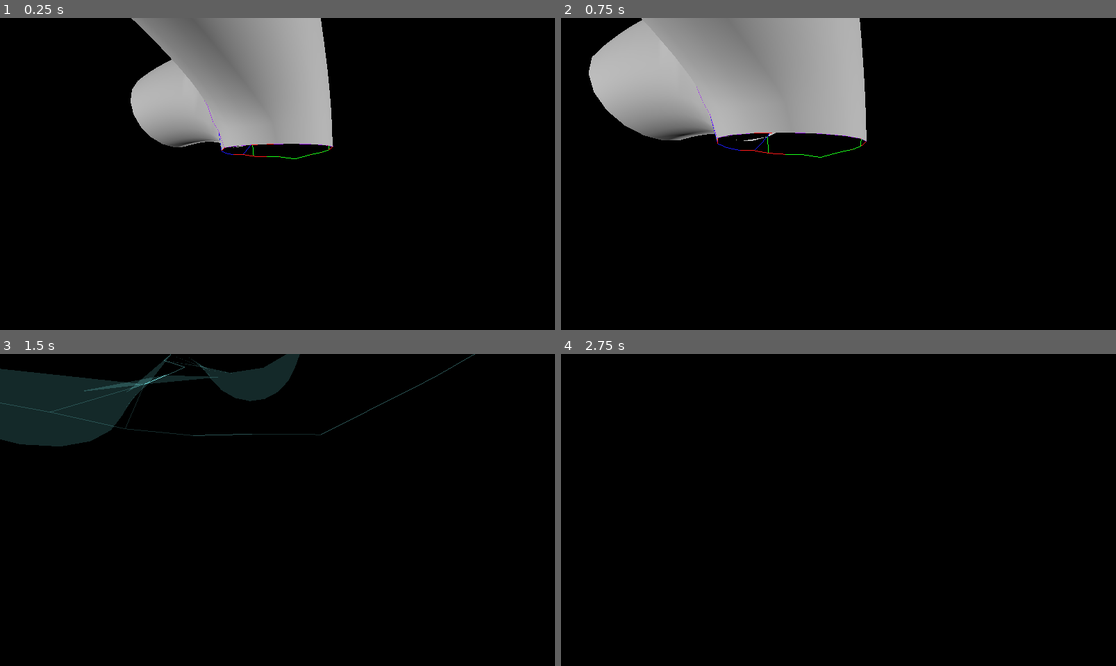
Above: before the commit, frames 1-4 (two rows, left to right).
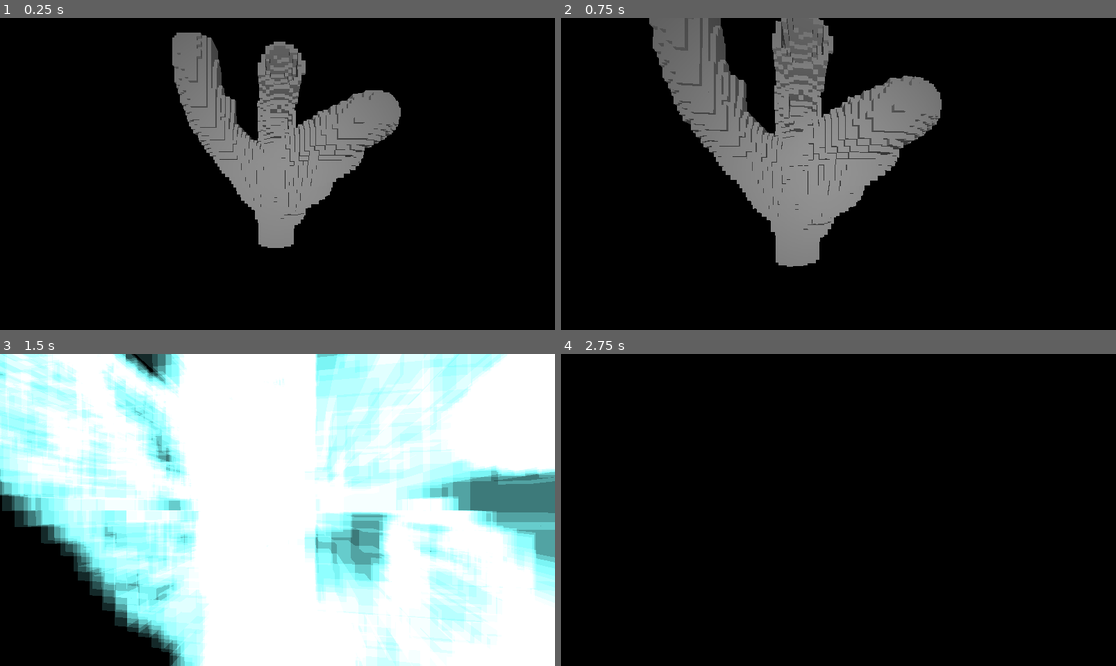
Above: after the commit, the same moments.

Repository: EpEpDragon/Modules
Game: Godot game, scene res://meshing_test.tscn
Same seed, same stepped clock (60 frames per second), same inputs: the game is played once before the commit and once after it.
Inputs (mouse positions are in pixels of both pictures, inside the frame that each line leads up to):
- Up to frame 1 (0.25 s): no input
- Up to frame 2 (0.75 s): tap Enter at 0.5 s; move the mouse to (866, 174) at 0.52 s; press the mouse at (866, 174) at 0.53 s; hold W (move_forward) from 0.53 s (still down)
- Up to frame 3 (1.5 s): keep holding W (move_forward); move the mouse to (249, 510) at 1.27 s; release the mouse at (249, 510) at 1.28 s; click (249, 510) at 1.35 s
- Up to frame 4 (2.75 s): keep holding W (move_forward); move the mouse to (849, 503) at 2.02 s; press the mouse at (849, 503) at 2.03 s

The runs differ from the first frame. In frame 1, 18% of the frame differs, in the area x 23-73%, y 0-74%; in frame 2, 27%; in frame 3, 92%, in the area x 0-100%, y 0-100%; in frame 4, nothing differs.

Commit message:
mWTF is this weird bug, kinda cool tho

Diff:
--- a/TreeGen/HelperFuncs/Helpers.gd
+++ b/TreeGen/HelperFuncs/Helpers.gd
@@ -1,9 +1,61 @@
 extends Node
+
+# Cylinder definded by line through point A -> B with radius R
+# Infinite line A -> B must not pass thorugh [0,0,0]
+func in_cylinder(A:Vector3, B:Vector3, R:float, P:Vector3):
+	var e = B - A
+	var m = A.cross(B)
+
+	var temp = e.cross(P - A)
+	var d = temp.length()/e.length()
+
+	if d < R:
+		var Q = e.cross(temp)/e.length_squared()
+		var wA = Q.cross(B).length()/m.length()
+		var wB = Q.cross(A).length()/m.length()
+		if wA >= 0 && wA <= 1 && wB >= 0 && wB <= 1:
+			return true
+	return false
+
+
+func gen_circle(pos:Vector3, r:float, n:Vector3, res:int):
+	var rot = 0
+	var step = PI/2/res
+	var points = []
+	var point = (Vector3.UP).cross(n).cross(n)
+	if (point == Vector3.ZERO): point = r*Vector3.FORWARD #will need info to align this correctly
+	else: point *=  r/point.length()
+	for i in range(4*res):
+		points.append(point.rotated(n, rot)+pos)
+		rot+=step
+#	points.append(points[0]) #this is only necessary to complete the circle if points are used to generate lines
+	return points
+
+
+func gen_disc(pos:Vector3, r:float, n:Vector3, res:int):
+	var rot = 0
+	var step = PI/2/res
+	var points = []
+	var point = (Vector3.UP).cross(n).cross(n)
+	if (point == Vector3.ZERO): point = r*Vector3.FORWARD #will need info to align this correctly
+	else: point *=  r/point.length()
+	for i in range(4*res):
+		points.append(point.rotated(n, rot)+pos)
+		rot+=step
+		var temp = []
+		for a in range(r*res*2):
+			temp.append(points[-1]*a/(r*res*2))
+		points.append_array(temp)
+
+#	points.append(points[0]) #this is only necessary to complete the circle if points are used to generate lines
+	return points
+
 
 func find_replace(arr, find, replace):
 	for i in range(arr.size()):
 		if arr[i] == find:
 			arr[i] = replace
+
 
 func contains_triangle(triangle, indices):
 	for t in range(0,indices.size(),3):
@@ -17,11 +69,13 @@
 			return similar
 	return false
 
+
 func calc_mean_normal(normals):
 	var sum_normal = Vector3.ZERO
 	for n in normals:
 		sum_normal += n
 	return sum_normal.normalized()
+
 
 func make_triangle(arr, points):
 	var triangle:PackedInt32Array = []
@@ -29,14 +83,8 @@
 		triangle.append(points[0])
 		triangle.append(points[1])
 		triangle.append(points[2])
-#		triangle.append(merged_loops[l_i][p_i])
-#		triangle.append(merged_loops[l_i][p_i-1])
-#		triangle.append(merged_loops[merge_points[l_i][p_i][0]][merge_points[l_i][p_i][1] + inc])
 	else:
 		triangle.append(points[2])
 		triangle.append(points[1])
 		triangle.append(points[0])
-#		triangle.append(merged_loops[merge_points[l_i][p_i][0]][merge_points[l_i][p_i][1] + inc])
-#		triangle.append(merged_loops[l_i][p_i-1])
-#		triangle.append(merged_loops[l_i][p_i])
 	return triangle
--- /dev/null
+++ b/TreeGen/march_cubes.gd
@@ -0,0 +1,87 @@
+extends Node3D
+
+# These should be about linearly, inversely, proportional
+# About: circ_res = 20 - bake_interval * 100
+@export var cell_size = 0.04
+@export var size = Vector3(3,3,3)
+
+var bake_interval = cell_size/2
+var circ_res = int(0.2/bake_interval)
+var radius = 0.2
+
+var point_cloud = DebugDraw.new_point_cloud(Vector3.ZERO, 20, Color.GREEN)
+var point_cloud2 = DebugDraw.new_point_cloud(Vector3.ZERO, 10, Color.BLUE)
+var point_cloud3 = DebugDraw.new_point_cloud(Vector3.ZERO, 20, Color.RED)
+var labels = []
+var color_arr = [Color.RED, Color.GREEN, Color.BLUE, Color.PURPLE, Color.YELLOW, Color.CYAN, Color.BLUE, Color.PURPLE, Color.PINK, Color.RED]
+var line_segment = DebugDraw.new_line_seg(Vector3(0,0,-5),Color.RED)
+
+var tim_start = Time.get_unix_time_from_system()
+var tim_prev = tim_start
+
+func _ready():
+	print("Bake interval: " + str(bake_interval))
+	print("Circ res: " + str(circ_res))
+	print("\nTIMING")
+	var curves:Array[Curve3D] = [$Path3D.get_curve(),$Path3D2.get_curve(), $Path3D3.get_curve(), $Path3D4.get_curve(), $Path3D5.get_curve()]
+	# Get vertecices ordered by branch and disc
+	var grid = generate_grid(size, cell_size)
+	fill_grid(grid,curves)
+#	point_cloud.construct()
+
+
+func generate_grid(size:Vector3, cell_size:float):
+	var grid = []
+	for x in range(size.x/cell_size):
+		grid.append([])
+		for y in range(size.y/cell_size):
+			grid[x].append([])
+			for z in range(size.z/cell_size):
+				grid[x][y].append(false)
+	# TIMING
+	print("Generate grid: " + str(tim_prev-tim_start))
+	tim_prev = Time.get_unix_time_from_system()
+	return grid
+
+
+func fill_grid(grid, curves:Array[Curve3D]):
+	var prev_p = Vector3(0,1,0)
+	var norm
+	var norm_prev
+	for c in curves:
+		c.set_bake_interval(bake_interval)
+		var points = c.get_baked_points()
+		for p in points:
+			norm = (p-prev_p).normalized()
+			if !norm.is_normalized():
+				norm = norm_prev
+			prev_p = p
+			norm_prev = norm
+			var c_points = Helpers.gen_disc(p, radius, norm, circ_res)
+			for c_p in c_points:
+				c_p += Vector3(size.x,0,size.z)/2.0
+				grid[int(c_p.x/cell_size)][int(c_p.y/cell_size)][int(c_p.z/cell_size)] = true
+	# TIMING
+	print("Fill grid: " + str(tim_prev-tim_start))
+	tim_prev = Time.get_unix_time_from_system()
+
+	for x in range(grid.size()):
+		for y in range(grid[x].size()):
+			for z in range(grid[x][y].size()):
+				if grid[x][y][z]:
+					var mesh_inst = MeshInstance3D.new()
+					mesh_inst.mesh = BoxMesh.new()
+					mesh_inst.mesh.set_size(Vector3(cell_size,cell_size,cell_size))
+					mesh_inst.translate(Vector3(x,y,z)*cell_size - Vector3(size.x,0,size.z)/2.0)
+					add_child(mesh_inst)
+#					point_cloud.add_point(Vector3(x,y,z)*cell_size - Vector3(size.x,0,size.z)/2.0)
+#			for x in range(grid.size()):
+#				for y in range(grid[x].size()):
+#					for z in range(grid[x][y].size()):
+#						var point_coord = Vector3(x,y,z)*cell_size - Vector3(size.x,0,size.z)/2.0
+#						if Helpers.in_cylinder(points[p_i]+Vector3.ONE,points[p_i+1]+Vector3.ONE,0.5,point_coord+Vector3.ONE):
+#							grid[x][y][z] = true
+#							point_cloud.add_point(point_coord)
+	# TIMING
+	print("display: " + str(tim_prev-tim_start))
+	tim_prev = Time.get_unix_time_from_system()
--- a/TreeGen/meshing_test.tscn
+++ b/TreeGen/meshing_test.tscn
@@ -1,71 +1,113 @@
-[gd_scene load_steps=8 format=3 uid="uid://bx50orhkeawwo"]
+[gd_scene load_steps=10 format=3 uid="uid://bx50orhkeawwo"]
 
-[ext_resource type="Script" path="res://meshing_test.gd" id="1_l5t8y"]
+[ext_resource type="Script" path="res://march_cubes.gd" id="2_6etss"]
 [ext_resource type="Script" path="res://Camera3D.gd" id="2_15jvw"]
+
+[sub_resource type="Environment" id="Environment_m8j4c"]
+background_mode = 1
+ambient_light_source = 2
+
+[sub_resource type="SphereMesh" id="SphereMesh_ngewr"]
 
 [sub_resource type="Curve3D" id="Curve3D_eum13"]
 _data = {
-"points": PackedVector3Array(0, -0.5, 0, 0, 1, 0, 0, 1, 0, 0, 0, 0, -0.669736, 0.597713, -0.317717, 0.611479, 3.39534, -0.647222),
+"points": PackedVector3Array(0, -0.5, 0, 0, 1, 0, 0, 0, 0, 0, 0, 0, -0.669736, 0.597713, -0.317717, 0, 1, 0),
 "tilts": PackedFloat32Array(0, 0)
 }
 point_count = 2
 
 [sub_resource type="Curve3D" id="Curve3D_7gku2"]
 _data = {
-"points": PackedVector3Array(0, -1, 0, 0, 1, 0, 0, 1, 0, 0, 0, 0, 0, 0.5, 0, -0.401628, 2.48844, -1.95655),
+"points": PackedVector3Array(0, -1, 0, 0, 1, 0, 0, 1, 0, 0, 0, 0, 0, 0.5, 0, -0.0485342, 1.92924, -1.14174),
 "tilts": PackedFloat32Array(0, 0)
 }
 point_count = 2
 
 [sub_resource type="Curve3D" id="Curve3D_tsb62"]
 _data = {
-"points": PackedVector3Array(-0.0151861, -0.887542, 0.658426, 0, 1, 0, 0, 1, 0, 0, 0, 0, 0, 0.5, 0, -1.47983, 1.72298, -0.948815),
+"points": PackedVector3Array(0.912321, 0.00153923, -0.388618, -0.912321, -0.00153923, 0.388618, 0, 1, 0, 0, 0, 0, 0, 0.5, 0, -0.863315, 2.25349, 0.409559),
 "tilts": PackedFloat32Array(0, 0)
 }
 point_count = 2
 
 [sub_resource type="Curve3D" id="Curve3D_lnyg2"]
 _data = {
-"points": PackedVector3Array(0, -1, 0, 0, 1, 0, 0, 1, 0, 0, 0, 0, 0, 0, 0, -0.636378, 2.12207, 1.49942),
+"points": PackedVector3Array(0, -1, 0, 0, 1, 0, 0, 1, 0, 0, 0, 0, 0, 0, 0, 0.0641565, 1.94153, 0.610516),
 "tilts": PackedFloat32Array(0, 0)
 }
 point_count = 2
 
-[sub_resource type="Environment" id="Environment_m8j4c"]
-background_mode = 1
+[sub_resource type="Curve3D" id="Curve3D_qrcdk"]
+_data = {
+"points": PackedVector3Array(0, 0, 0, 0, 0, 0, 0, 1, 0, -0.462071, -0.303935, 2.15469, 0.462071, 0.303935, -2.15469, 1.22639, 1.60787, -0.188038),
+"tilts": PackedFloat32Array(0, 0)
+}
+point_count = 2
 
 [node name="Node3D" type="Node3D"]
-script = ExtResource("1_l5t8y")
-padding = 0.003
+
+[node name="WorldEnvironment" type="WorldEnvironment" parent="."]
+environment = SubResource("Environment_m8j4c")
+
+[node name="MeshInstance3D" type="MeshInstance3D" parent="."]
+visible = false
+mesh = SubResource("SphereMesh_ngewr")
+
+[node name="Node3D" type="Node3D" parent="."]
+visible = false
+
+[node name="Path3D" type="Path3D" parent="Node3D"]
+curve = SubResource("Curve3D_eum13")
+
+[node name="Path3D2" type="Path3D" parent="Node3D"]
+curve = SubResource("Curve3D_7gku2")
+
+[node name="Path3D3" type="Path3D" parent="Node3D"]
+curve = SubResource("Curve3D_tsb62")
+
+[node name="Path3D4" type="Path3D" parent="Node3D"]
+curve = SubResource("Curve3D_lnyg2")
+
+[node name="Node3D2" type="Node3D" parent="."]
+script = ExtResource("2_6etss")
+
+[node name="Path3D" type="Path3D" parent="Node3D2"]
+curve = SubResource("Curve3D_eum13")
+
+[node name="Path3D2" type="Path3D" parent="Node3D2"]
+curve = SubResource("Curve3D_7gku2")
+
+[node name="Path3D3" type="Path3D" parent="Node3D2"]
+curve = SubResource("Curve3D_tsb62")
+
+[node name="Path3D4" type="Path3D" parent="Node3D2"]
+curve = SubResource("Curve3D_lnyg2")
+
+[node name="Path3D5" type="Path3D" parent="Node3D2"]
+curve = SubResource("Curve3D_qrcdk")
+
+[node name="DirectionalLight3D" type="DirectionalLight3D" parent="."]
+transform = Transform3D(4.37114e-08, -3.82137e-15, 1, -8.74228e-08, -1, 2.5411e-21, 1, -8.74228e-08, -4.37114e-08, 0, 0, 0)
+visible = false
+
+[node name="DirectionalLight3D2" type="DirectionalLight3D" parent="."]
+visible = false
+
+[node name="DirectionalLight3D3" type="DirectionalLight3D" parent="."]
+transform = Transform3D(1, 0, 0, 0, -1, 8.74228e-08, 0, -8.74228e-08, -1, 0, 0, 0)
+visible = false
+
+[node name="DirectionalLight3D4" type="DirectionalLight3D" parent="."]
+transform = Transform3D(-4.37114e-08, 0, -1, 0, 1, 0, 1, 0, -4.37114e-08, 0, 0, 0)
+visible = false
 
 [node name="Camera" type="Camera3D" parent="."]
-transform = Transform3D(1, 0, 0, 0, 1, 0, 0, 0, 1, 0, 0.859, 1.89)
+transform = Transform3D(1, 0, 0, 0, 1, 0, 0, 0, 1, 0, 0.859, 2.60959)
 size = 2.0
 script = ExtResource("2_15jvw")
 movespeed = 2.0
 
-[node name="Path3D" type="Path3D" parent="."]
-curve = SubResource("Curve3D_eum13")
-
-[node name="Path3D2" type="Path3D" parent="."]
-curve = SubResource("Curve3D_7gku2")
-
-[node name="Path3D3" type="Path3D" parent="."]
-curve = SubResource("Curve3D_tsb62")
-
-[node name="Path3D4" type="Path3D" parent="."]
-curve = SubResource("Curve3D_lnyg2")
-
-[node name="DirectionalLight3D" type="DirectionalLight3D" parent="."]
-transform = Transform3D(4.37114e-08, -3.82137e-15, 1, -8.74228e-08, -1, 0, 1, -8.74228e-08, -4.37114e-08, 0, 0, 0)
-
-[node name="DirectionalLight3D2" type="DirectionalLight3D" parent="."]
-
-[node name="DirectionalLight3D3" type="DirectionalLight3D" parent="."]
-transform = Transform3D(1, 0, 0, 0, -1, 8.74228e-08, 0, -8.74228e-08, -1, 0, 0, 0)
-
-[node name="DirectionalLight3D4" type="DirectionalLight3D" parent="."]
-transform = Transform3D(-4.37114e-08, 0, -1, 0, 1, 0, 1, 0, -4.37114e-08, 0, 0, 0)
-
-[node name="WorldEnvironment" type="WorldEnvironment" parent="."]
-environment = SubResource("Environment_m8j4c")
+[node name="SpotLight3D" type="SpotLight3D" parent="Camera"]
+spot_range = 42.57
+spot_attenuation = 0.164939
+spot_angle = 90.0
